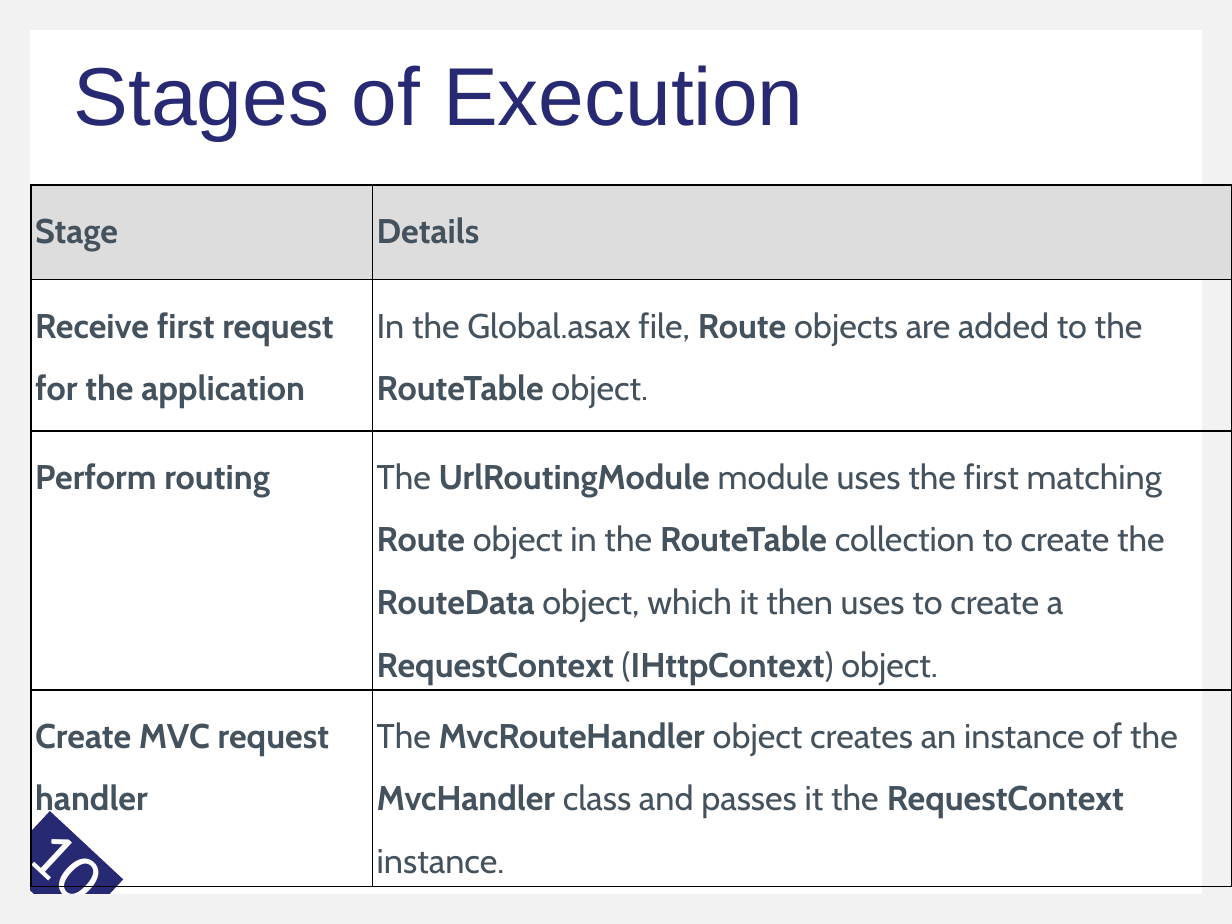
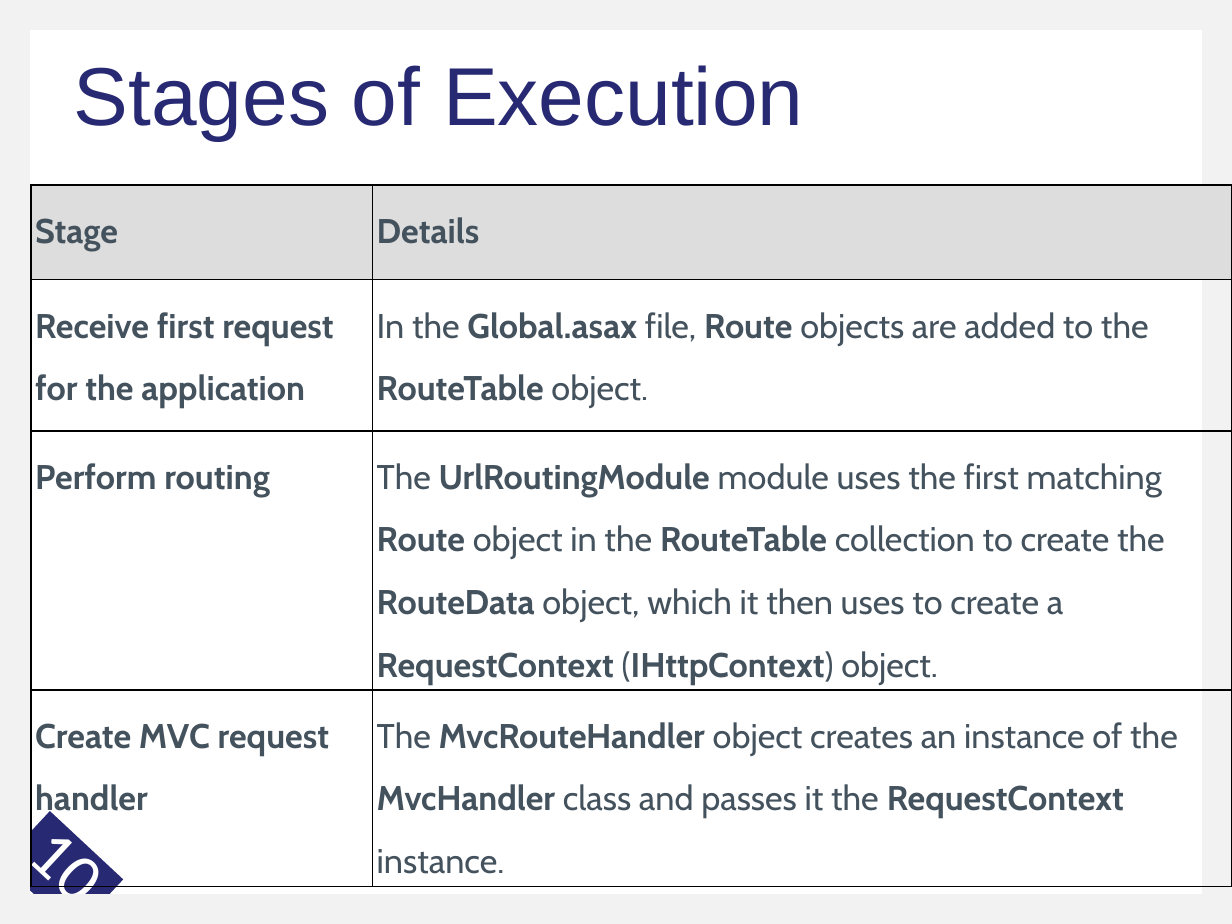
Before and after one commit to VKRISHNANB/dotnetcore2023, a slide deck: slide 10 of 3_mvcCore/slides/3MVC.pptx. Drawn at 1232x924 pixels with LibreOffice and Linux fonts; fonts in the diff are those of the drawing; background and template pictures are left out. Boxes give left, top, right and bottom in pixels: in the first picture for what was removed or moved away, otherwise in the second. Text is boxed around its words. In the diff, an @@ line names an element or a change of style, - is before the commit and + after.

```diff
--- a/3_mvcCore/slides/3MVC.pptx
+++ b/3_mvcCore/slides/3MVC.pptx
@@ table at [31,185,1232,880] @@
@@ bold on in "Global.asax" @@
```
Also in this commit, not shown: 2 other slides changed, 19 other files.
